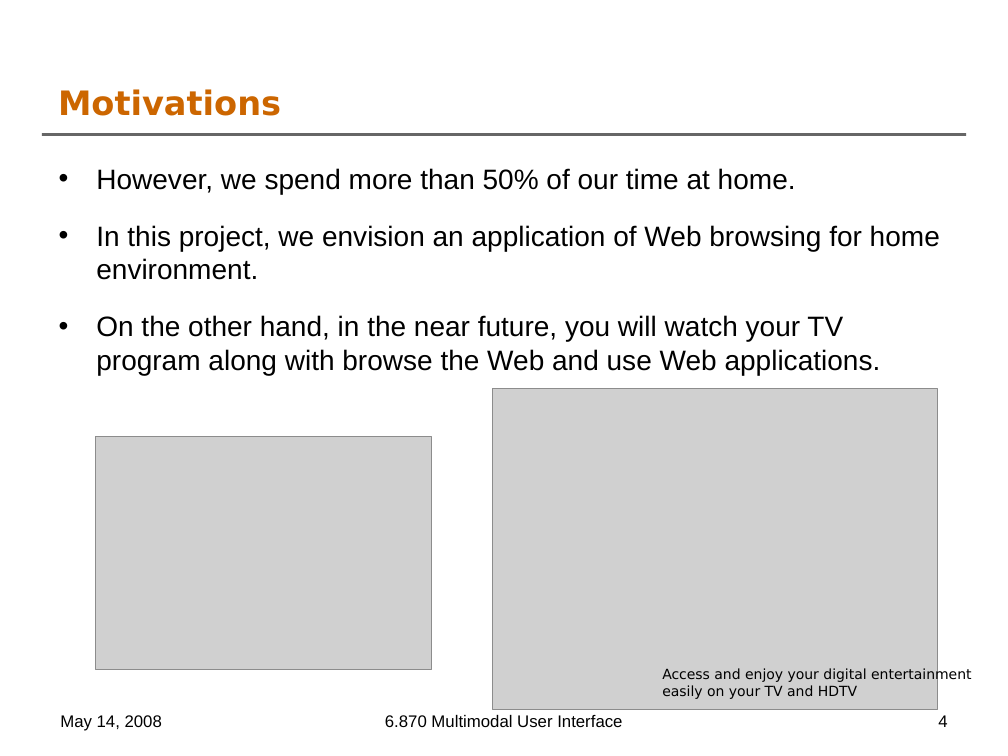
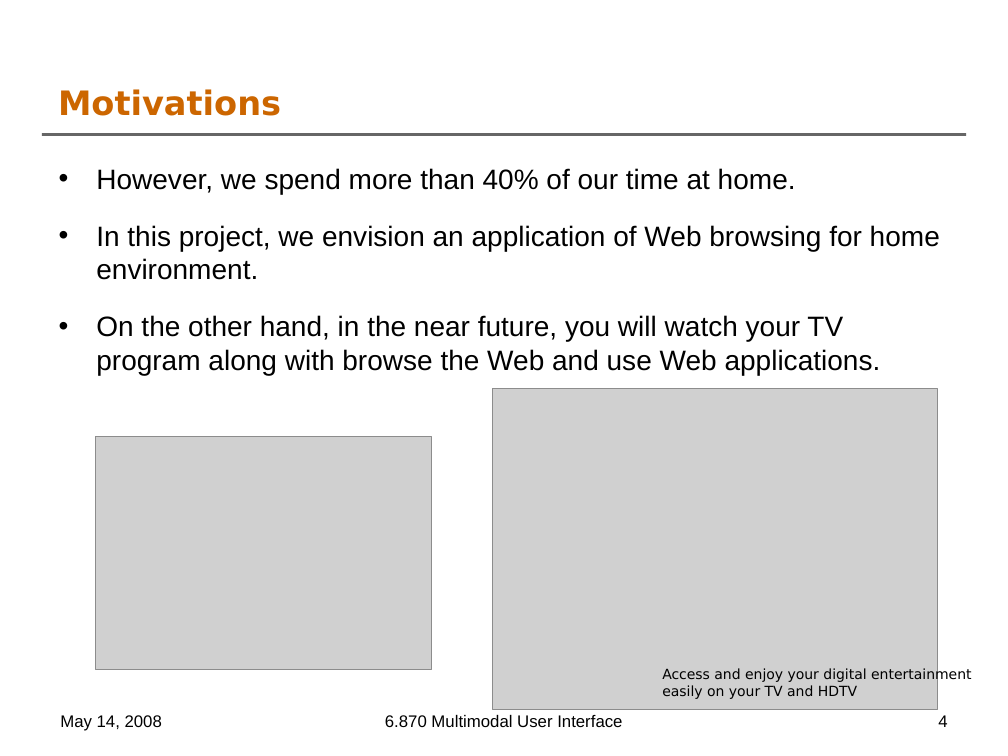
Before and after one commit to oshanis/webnnel, a slide deck: slide 4 of docs/6.870 Final Project Presentation.ppt. Drawn at 1008x756 pixels with LibreOffice and Linux fonts; fonts in the diff are those of the drawing; grey boxes stand for pictures; background and template pictures are left out. Boxes give left, top, right and bottom in pixels: in the first picture for what was removed or moved away, otherwise in the second. Text is boxed around its words. In the diff, an @@ line names an element or a change of style, - is before the commit and + after.

```diff
--- a/docs/6.870 Final Project Presentation.ppt
+++ b/docs/6.870 Final Project Presentation.ppt
@@ text at bbox=[96, 168, 796, 194]: text changed @@
-• However, we spend more than 50% of our time at home.
+• However, we spend more than 40% of our time at home.
```
Also in this commit, not shown: 3 other slides changed.
